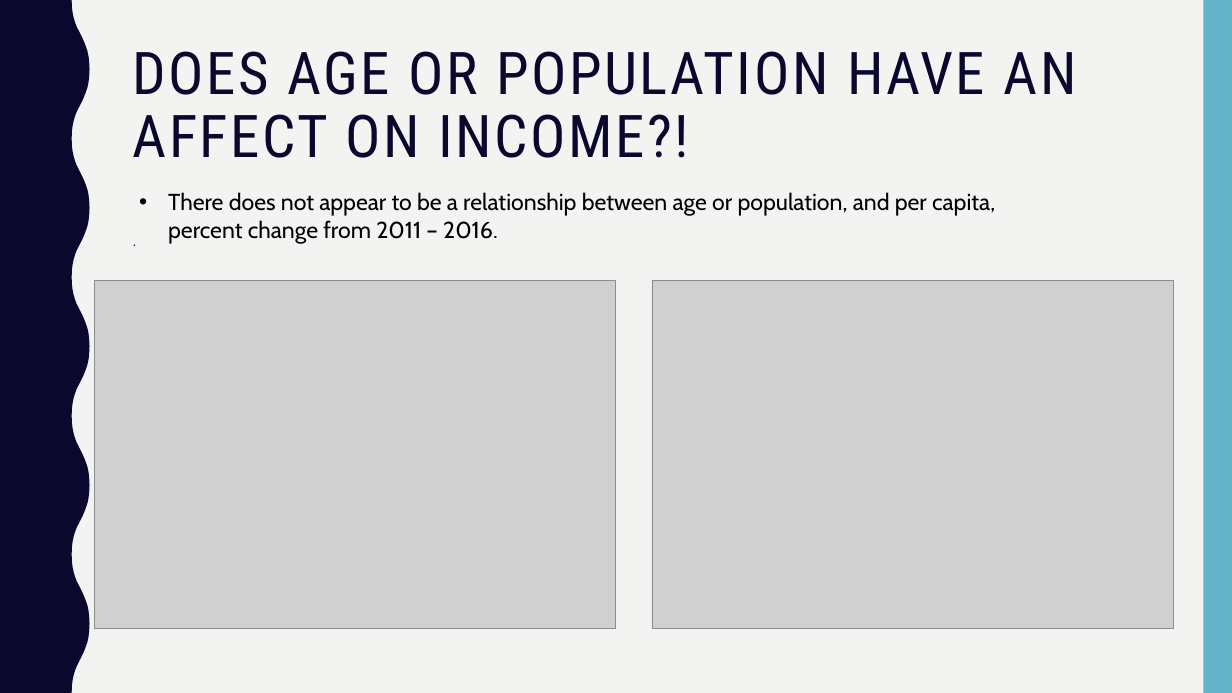
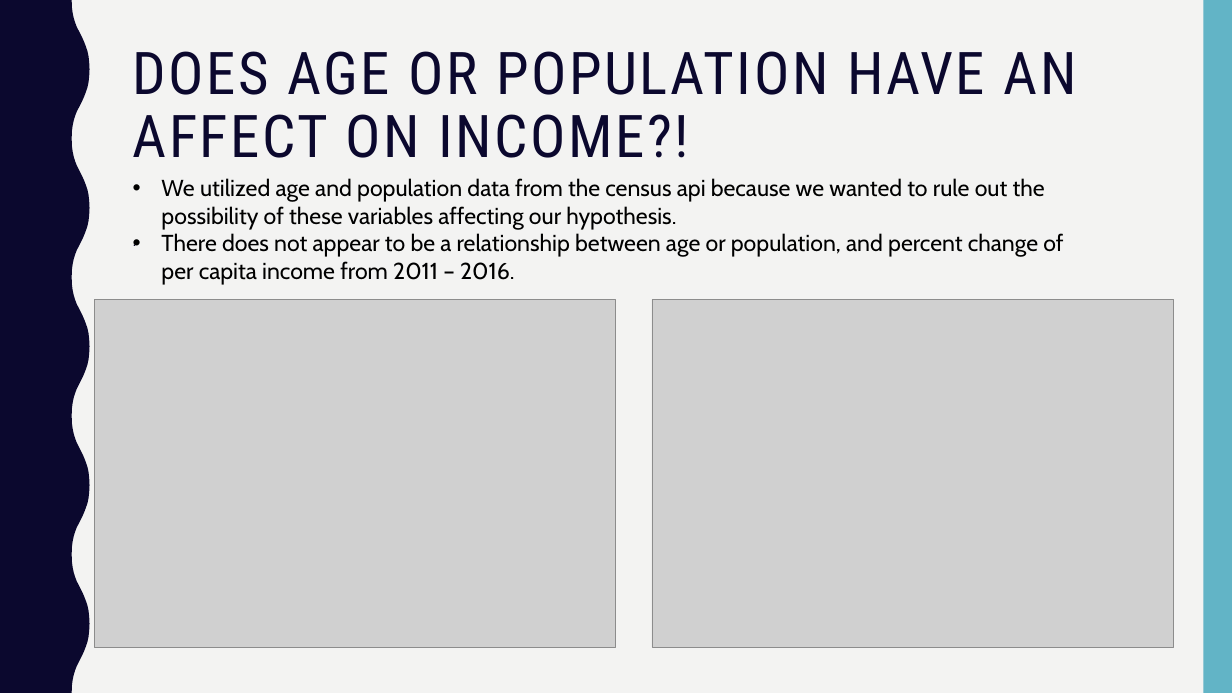
Before and after one commit to Kerrykova/Project1, a slide deck: slide 9 of Presentation/Presentation Final.pptx (slide 7 before the commit). Drawn at 1232x693 pixels with LibreOffice and Linux fonts; fonts in the diff are those of the drawing; grey boxes stand for pictures. Boxes give left, top, right and bottom in pixels: in the first picture for what was removed or moved away, otherwise in the second. Text is boxed around its words. In the diff, an @@ line names an element or a change of style, - is before the commit and + after.

```diff
--- a/Presentation/Presentation Final.pptx
+++ b/Presentation/Presentation Final.pptx
@@ text at [161,178,1063,285]: text changed @@
-• There does not appear to be a relationship between age or population, and per capita, percent change from 2011 – 2016.
+• We utilized age and population data from the census api because we wanted to rule out the possibility of these variables affecting our hypothesis.
+• There does not appear to be a relationship between age or population, and percent change of per capita income from 2011 – 2016.
@@ picture: place and size @@
-picture at [94,281,616,628]
+picture at [94,299,616,647]
@@ picture: place and size @@
-picture at [653,281,1175,628]
+picture at [653,299,1175,647]
```
Also in this commit, not shown: 8 other slides changed, 3 slides added.
